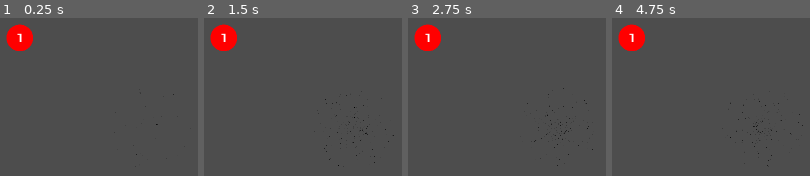
Above: before the commit, frames 1-4 (left to right).
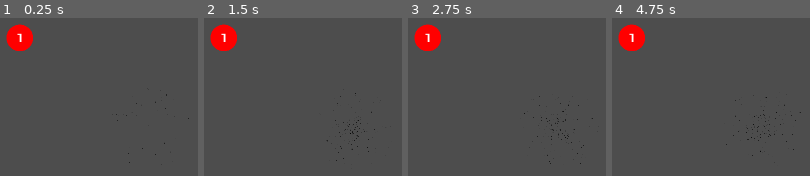
Above: after the commit, the same moments.

Repository: nuts4nuts4nuts/flappyversary
Game: Godot game, scene res://scenes/gravity-test.tscn
Two runs of this game, one before a commit and one after it. Both use one fixed random seed, a clock stepped at 60 frames per second and the inputs below. This scene is started directly instead of the project's main scene.
Inputs (mouse positions are in pixels of both pictures, inside the frame that each line leads up to):
- Up to frame 1 (0.25 s): no input
- Up to frame 2 (1.5 s): tap Enter at 0.5 s; move the mouse to (outside the picture) at 0.52 s; press the mouse at (outside the picture) at 0.53 s; hold Up from 0.53 s (still down); move the mouse to (outside the picture) at 1.27 s; release the mouse at (outside the picture) at 1.28 s; click (outside the picture) at 1.35 s
- Up to frame 3 (2.75 s): move the mouse to (538, 150) at 2.02 s; release Up at 2.03 s; press the mouse at (538, 150) at 2.03 s; hold Down from 2.03 s (still down)
- Up to frame 4 (4.75 s): move the mouse to (outside the picture) at 2.77 s; release the mouse at (outside the picture) at 2.78 s; click (outside the picture) at 2.85 s; tap Space at 3.5 s; move the mouse to (outside the picture) at 3.52 s; press the mouse at (outside the picture) at 3.53 s; tap Enter at 4.25 s; move the mouse to (outside the picture) at 4.27 s; release Down at 4.28 s; release the mouse at (outside the picture) at 4.28 s; hold Up from 4.28 s (still down); click (outside the picture) at 4.35 s

The runs differ from the first frame. In frame 1, less than 0.1% of the frame differs, in the area x 58-96%, y 48-92%; in frame 2, 0.3%; in frame 3, 0.3%, in the area x 58-94%, y 44-94%; in frame 4, 0.3%.
Error in both runs: Invalid assignment of property or key '_gravity_well' with value of type 'Node2D (gravity-well.gd)' on a base object of type 'RigidBody2D (ball.gd)'. (res://sc…

Commit message:
Move ball movement particles to its own scene

Diff:
--- a/scenes/ball-group.tscn
+++ b/scenes/ball-group.tscn
@@ -1,45 +1,15 @@
-[gd_scene load_steps=11 format=3 uid="uid://u6gk8ntmnifh"]
+[gd_scene load_steps=7 format=3 uid="uid://u6gk8ntmnifh"]
 
 [ext_resource type="Script" path="res://scripts/ball.gd" id="1_sdlll"]
 [ext_resource type="Script" path="res://scripts/ball-drawing.gd" id="3_7k7nr"]
 [ext_resource type="Script" path="res://scripts/ball-value.gd" id="4_6mm4q"]
 [ext_resource type="FontFile" uid="uid://yms4qa7f8yr1" path="res://fonts/Xolonium-Regular.ttf" id="4_xkb52"]
-[ext_resource type="Script" path="res://scripts/BallMovementParticles.gd" id="5_rsxfp"]
 
 [sub_resource type="PhysicsMaterial" id="PhysicsMaterial_c18o4"]
 friction = 0.0
 
 [sub_resource type="CircleShape2D" id="CircleShape2D_srb4v"]
 radius = 64.0
-
-[sub_resource type="Gradient" id="Gradient_nwjip"]
-offsets = PackedFloat32Array(0, 0.551852, 1)
-colors = PackedColorArray(0.66, 0.864, 1, 1, 1, 1, 1, 0.72549, 0.94902, 0.196078, 0.027451, 0)
-
-[sub_resource type="GradientTexture1D" id="GradientTexture1D_ekm5f"]
-gradient = SubResource("Gradient_nwjip")
-
-[sub_resource type="ParticleProcessMaterial" id="ParticleProcessMaterial_p8py3"]
-particle_flag_disable_z = true
-emission_shape = 6
-emission_ring_axis = Vector3(0, 0, 1)
-emission_ring_height = 1.0
-emission_ring_radius = 64.0
-emission_ring_inner_radius = 62.0
-direction = Vector3(1, 2.08165e-12, 2.08165e-12)
-spread = 5.0
-initial_velocity_min = 10.0
-initial_velocity_max = 100.0
-orbit_velocity_min = 2.08167e-14
-orbit_velocity_max = 2.08167e-14
-radial_velocity_min = -40.0
-radial_velocity_max = -30.0
-gravity = Vector3(2.08165e-12, 2.08165e-12, 2.08165e-12)
-linear_accel_max = 10.0
-scale_min = 0.0
-color_ramp = SubResource("GradientTexture1D_ekm5f")
-turbulence_noise_strength = 0.0
-turbulence_noise_scale = 0.0
 
 [node name="Ball" type="RigidBody2D"]
 physics_material_override = SubResource("PhysicsMaterial_c18o4")
@@ -72,11 +42,5 @@
 vertical_alignment = 1
 script = ExtResource("4_6mm4q")
 
-[node name="MovementEffect" type="GPUParticles2D" parent="Visuals"]
-amount = 100
-process_material = SubResource("ParticleProcessMaterial_p8py3")
-trail_enabled = true
-script = ExtResource("5_rsxfp")
-
 [connection signal="body_entered" from="." to="." method="_on_body_entered"]
 [connection signal="merged" from="." to="Visuals/Value" method="_on_ball_merged"]
--- /dev/null
+++ b/scenes/movement_effect.tscn
@@ -0,0 +1,38 @@
+[gd_scene load_steps=5 format=3 uid="uid://br8h7l6c2yk0v"]
+
+[ext_resource type="Script" path="res://scripts/BallMovementParticles.gd" id="1_ah3x2"]
+
+[sub_resource type="Gradient" id="Gradient_nwjip"]
+offsets = PackedFloat32Array(0, 0.551852, 1)
+colors = PackedColorArray(0.66, 0.864, 1, 1, 1, 1, 1, 0.72549, 0.94902, 0.196078, 0.027451, 0)
+
+[sub_resource type="GradientTexture1D" id="GradientTexture1D_ekm5f"]
+gradient = SubResource("Gradient_nwjip")
+
+[sub_resource type="ParticleProcessMaterial" id="ParticleProcessMaterial_p8py3"]
+particle_flag_disable_z = true
+emission_shape = 6
+emission_ring_axis = Vector3(0, 0, 1)
+emission_ring_height = 1.0
+emission_ring_radius = 64.0
+emission_ring_inner_radius = 62.0
+direction = Vector3(1, 2.08165e-12, 2.08165e-12)
+spread = 5.0
+initial_velocity_min = 10.0
+initial_velocity_max = 100.0
+orbit_velocity_min = 2.08167e-14
+orbit_velocity_max = 2.08167e-14
+radial_velocity_min = -40.0
+radial_velocity_max = -30.0
+gravity = Vector3(2.08165e-12, 2.08165e-12, 2.08165e-12)
+linear_accel_max = 10.0
+scale_min = 0.0
+color_ramp = SubResource("GradientTexture1D_ekm5f")
+turbulence_noise_strength = 0.0
+turbulence_noise_scale = 0.0
+
+[node name="MovementEffect" type="GPUParticles2D"]
+amount = 100
+process_material = SubResource("ParticleProcessMaterial_p8py3")
+trail_enabled = true
+script = ExtResource("1_ah3x2")
